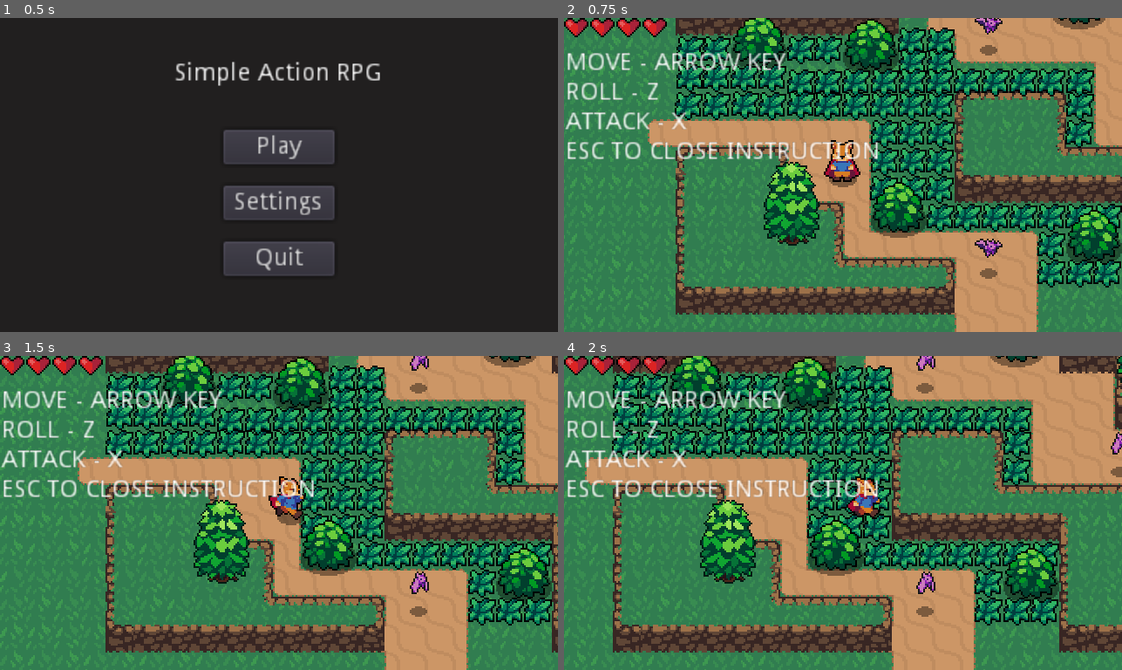
Above: before the commit, frames 1-4 (two rows, left to right).
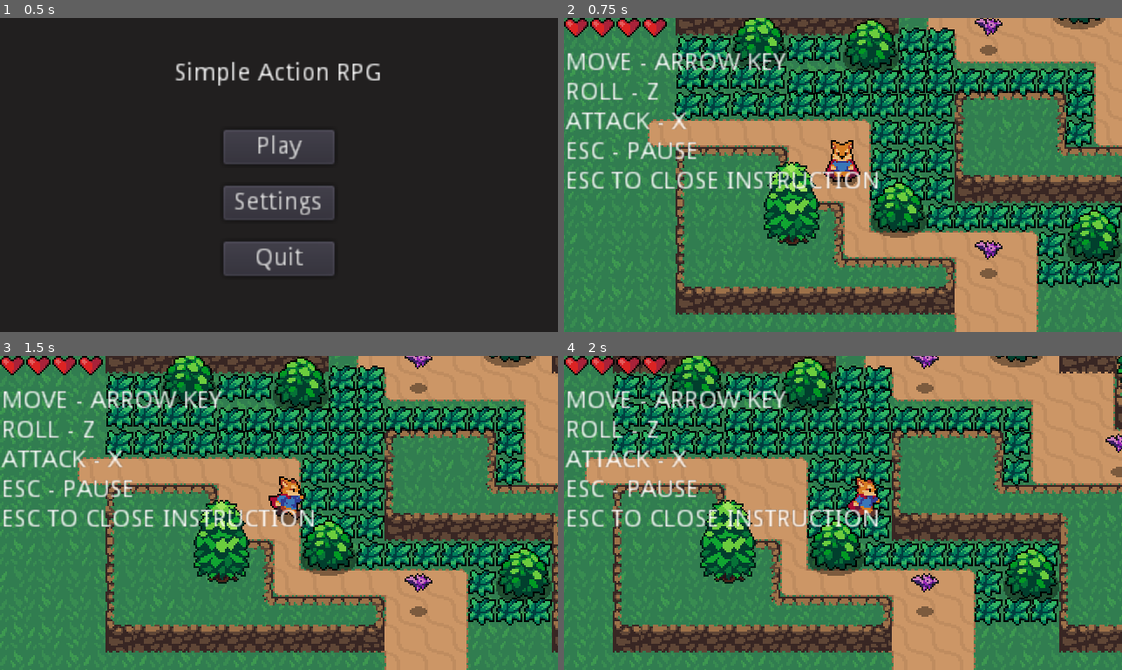
Above: after the commit, the same moments.

Repository: fayz97/Simple-Action-RPG
Game: Godot game, scene res://Scenes/MainMenu.tscn
Two runs of this game, one before a commit and one after it. Both use one fixed random seed, a clock stepped at 60 frames per second and the inputs below.
Inputs:
- Up to frame 1 (0.5 s): no input
- Up to frame 2 (0.75 s): click "Play" at 0.5 s
- Up to frame 3 (1.5 s): tap Enter (ui_accept) at 1.25 s; hold Right (ui_right) from 1.28 s (still down); hold Enter (ui_accept) from 1.28 s (still down)
- Up to frame 4 (2 s): keep holding Right (ui_right); keep holding Enter (ui_accept)

Frame 1 is identical in both runs. In frame 2, 2.9% of the frame differs, in the area x 0-79%, y 0-77%; in frame 3, 3.0%; in frame 4, 3.1%, in the area x 0-100%, y 0-76%.

Commit message:
Pause Menu

Diff:
--- a/Enemies/Bat.gd
+++ b/Enemies/Bat.gd
@@ -2,6 +2,8 @@
 
 
 const EnemyDeathEffect = preload("res://Effects/EnemyDeathEffect.tscn")
+const HitSound = preload("res://Music and Sounds/HitSound.tscn")
+const DieSound = preload("res://Music and Sounds/DieSound.tscn")
 
 export var ACCELERATION = 300
 export var MAX_SPEED = 50
@@ -18,6 +20,9 @@
 onready var sprite = $AnimatedSprite
 onready var hurtBox = $Hurtbox
 onready var softCollition = $SoftCollision
+
+var hitSound = null
+var dieSound = null
 
 var knockback = Vector2.ZERO
 var velocity = Vector2.ZERO
@@ -54,6 +59,7 @@
 	stats.health -= area.damage
 	knockback = area.knockback_vector * 120
 	hurtBox.create_hit_effect()
+	make_hit_sound()
 
 
 func _on_Stats_no_health() -> void:
@@ -61,3 +67,16 @@
 	var enemyDeathEffect = EnemyDeathEffect.instance()
 	get_parent().add_child(enemyDeathEffect)
 	enemyDeathEffect.global_position = global_position
+	make_die_sound()
+
+func make_die_sound() -> void:
+	if dieSound == null:
+		dieSound = DieSound.instance()
+		get_parent().add_child(dieSound)
+	dieSound.play()
+
+func make_hit_sound() -> void:
+	if hitSound == null:
+		hitSound = HitSound.instance()
+		get_parent().add_child(hitSound)
+	hitSound.play()
--- a/Enemies/Bat.tscn
+++ b/Enemies/Bat.tscn
@@ -60,7 +60,7 @@
 [node name="AnimatedSprite" type="AnimatedSprite" parent="."]
 frames = SubResource( 6 )
 animation = "Fly"
-frame = 2
+frame = 3
 playing = true
 offset = Vector2( 0, -12 )
 
@@ -80,7 +80,7 @@
 shape = SubResource( 8 )
 
 [node name="Stats" parent="." instance=ExtResource( 5 )]
-max_health = 2
+max_health = 5
 
 [node name="PlayerDetectionZone" parent="." instance=ExtResource( 6 )]
 visible = false
--- /dev/null
+++ b/Music and Sounds/DieSound.tscn
@@ -0,0 +1,6 @@
+[gd_scene load_steps=2 format=2]
+
+[ext_resource path="res://Music and Sounds/EnemyDie.wav" type="AudioStream" id=1]
+
+[node name="DieSound" type="AudioStreamPlayer2D"]
+stream = ExtResource( 1 )
--- /dev/null
+++ b/Music and Sounds/HitSound.tscn
@@ -0,0 +1,6 @@
+[gd_scene load_steps=2 format=2]
+
+[ext_resource path="res://Music and Sounds/Hit.wav" type="AudioStream" id=1]
+
+[node name="HitSound" type="AudioStreamPlayer2D"]
+stream = ExtResource( 1 )
--- /dev/null
+++ b/Scenes/PauseScreen.gd
@@ -0,0 +1,16 @@
+extends Control
+
+signal continued
+
+func _ready():
+	self.connect("continued", self, "_on_continued")
+
+func pause():
+	visible = true
+	get_tree().paused = true
+
+
+func _input(event):
+	if event.is_action_pressed("ui_accept"):
+		visible = false
+		get_tree().paused = false
--- /dev/null
+++ b/Scenes/PauseScreen.tscn
@@ -0,0 +1,42 @@
+[gd_scene load_steps=2 format=2]
+
+[ext_resource path="res://Scenes/PauseScreen.gd" type="Script" id=1]
+
+[node name="PauseScreen" type="Control"]
+pause_mode = 2
+margin_right = 40.0
+margin_bottom = 40.0
+script = ExtResource( 1 )
+__meta__ = {
+"_edit_use_anchors_": false
+}
+
+[node name="ColorRect" type="ColorRect" parent="."]
+margin_left = -0.463287
+margin_right = 318.537
+margin_bottom = 179.0
+color = Color( 0.00784314, 0.00784314, 0.00784314, 0.219608 )
+__meta__ = {
+"_edit_use_anchors_": false
+}
+
+[node name="PauseTitle" type="Label" parent="."]
+margin_top = 40.0
+margin_right = 320.0
+margin_bottom = 54.0
+text = "PAUSED"
+align = 1
+valign = 1
+uppercase = true
+
+[node name="Label" type="Label" parent="."]
+margin_left = 2.70633
+margin_top = 92.0
+margin_right = 323.706
+margin_bottom = 106.0
+text = "Press Enter key to continue"
+align = 1
+valign = 1
+__meta__ = {
+"_edit_use_anchors_": false
+}
--- a/World.gd
+++ b/World.gd
@@ -1,10 +1,14 @@
 extends Node2D
 
 onready var instruction = $CanvasLayer/InstructionUI
+onready var pauseScreen = $CanvasLayer/PauseScreen
 
 func _input(event):
 	if event.is_action_pressed("close_instruction"):
-		instruction.close()
+		if instruction.is_show_instruction == true:
+			instruction.close()
+		else:
+			pauseScreen.pause()
 
 
 func _on_Player_player_die():
--- a/World.tscn
+++ b/World.tscn
@@ -12,6 +12,7 @@
 [ext_resource path="res://World/Tree.png" type="Texture" id=10]
 [ext_resource path="res://World.gd" type="Script" id=11]
 [ext_resource path="res://InstructionUI.gd" type="Script" id=12]
+[ext_resource path="res://Scenes/PauseScreen.tscn" type="PackedScene" id=13]
 
 [sub_resource type="TileSet" id=1]
 0/name = "DirtTileset.png 0"
@@ -753,10 +754,14 @@
 text = "Move - Arrow Key
 Roll - Z
 Attack - X
+Esc - Pause
 Esc to Close Instruction"
 uppercase = true
 script = ExtResource( 12 )
 __meta__ = {
 "_edit_use_anchors_": false
 }
+
+[node name="PauseScreen" parent="CanvasLayer" instance=ExtResource( 13 )]
+visible = false
 [connection signal="player_die" from="YSort/Player" to="." method="_on_Player_player_die"]
Not shown: 1 places in World.tscn that only renumber resources
